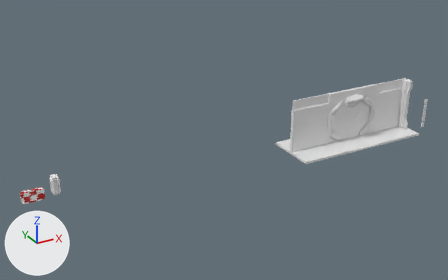
The Blender file ScifiDoorStart_AddedMainDoorFrame_TopDoorFramePiece.blend, before and after one commit.
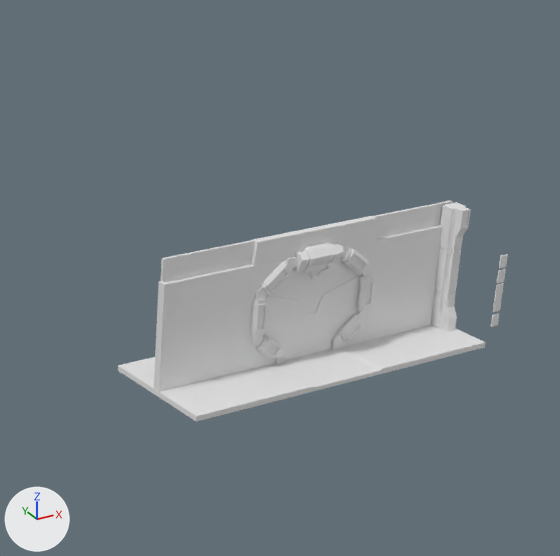
The first picture shows the older version from a 50 mm lens placed at (-25.03, -28.68, 16.18), pointed at (-9.07, 0.34, 1.66). The close-ups show both versions on the part from 51% to 100% of the width and 0% to 77% of the height of that picture. The lights are fixed; the arrows at lower left show +X, +Y and +Z.
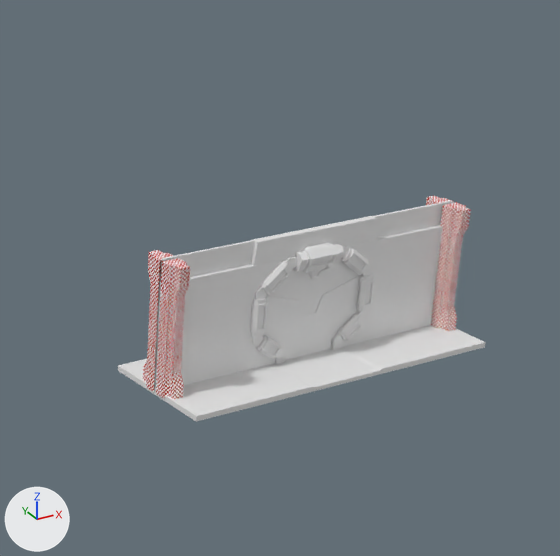
Location of each change, [x1, y1, x2, y2] in pixels of the close-ups (560 x 556 px):
'Cube.005', reshaped, moved, modifiers changed, rescaled (702% wider, 57% taller)
    before: [431, 202, 471, 331]
    after: [143, 196, 471, 399]
'Cube.004', deleted
    before: [491, 254, 508, 327]
part 1 of me_cube_007, added (pink)
    after: [143, 196, 471, 399]
part 2 of me_cube_007, deleted
    before: [431, 202, 471, 331]

Edits to the bpy script that builds the scene:
```text
Change me_cube_007:
    used by ob_cube_005; location = (4.36, -0.27, 0.2); scale = (0.231, 0.231, 0.231)
    remove me_cube_007.from_pydata(...)  # 136 vertices, 121 faces; spans x -1.0..1.0, y -1.63..1.0, z -1.0..13.63
    add me_cube_007.from_pydata(...)  # 296 vertices, 255 faces; spans x 4.13..4.59, y -0.65..-0.04, z -0.03..3.35
    me_cube_007 part 1: 296 vertices added at x 4.13..4.59, y -0.65..-0.04, z -0.03..3.35
    me_cube_007 part 2: 136 vertices removed from x -1.0..1.0, y -1.63..1.0, z -1.0..13.63
    me_cube_007 part 3: the surface is now shaded smooth
    add me_cube_007.materials.append(mat_resolution_map)  # picture img_resolution_map_png
Change ob_cube_005:
    ob_cube_005.scale: (0.231, 0.231, 0.231) -> (1.0, 1.0, 1.0)
    ob_cube_005.location: (4.36, -0.27, 0.2) -> (0.0, 0.0, 0.0)
    add _m = ob_cube_005.modifiers.new('Mirror', 'MIRROR')
    add _m.use_axis = (True, True, False)
Remove ob_cube_004:
    ob_cube_004 = bpy.data.objects.new('Cube.004', me_cube_008)
    ob_cube_004.location = (4.36, -2.07, 1.68)
    ob_cube_004.scale = (0.208, 0.231, 0.231)
```
